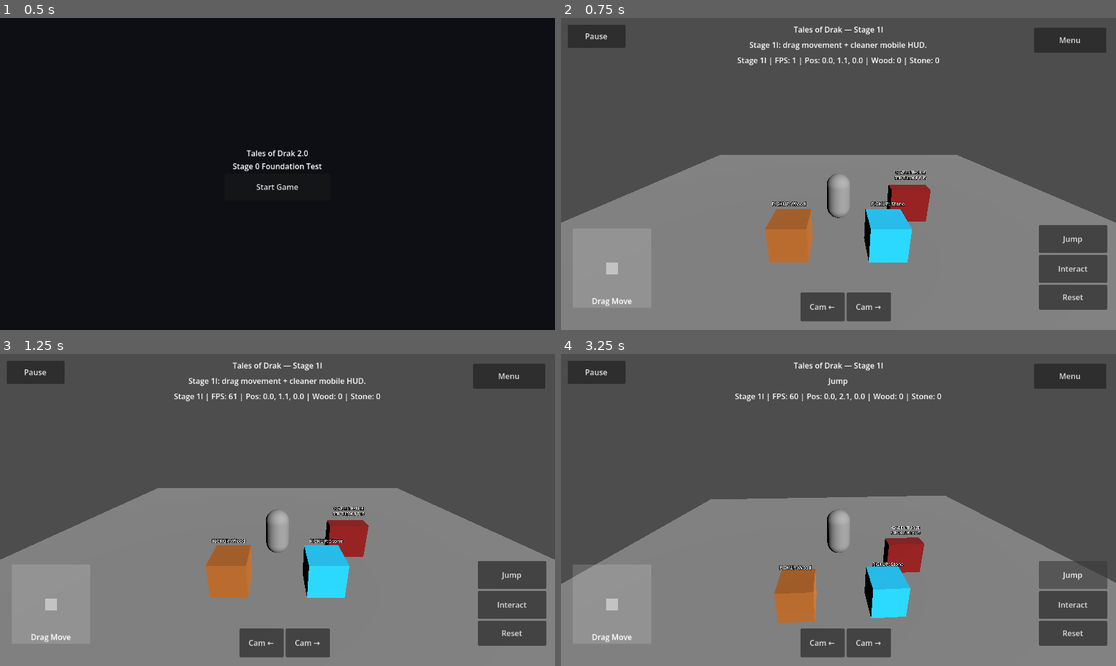
Above: before the commit, frames 1-4 (two rows, left to right).
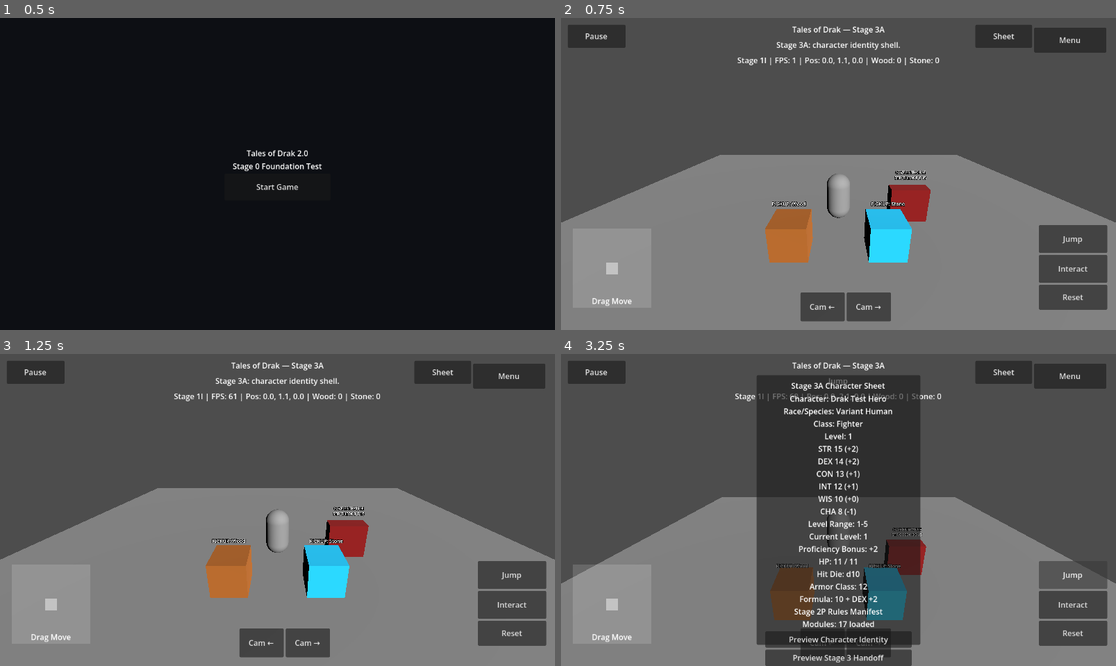
Above: after the commit, the same moments.

Repository: tristanvickery20/Tales-of-Drak-2.0
Game: Godot game, scene res://scenes/main_menu/main_menu.tscn
Two runs of this game, one before a commit and one after it. Both use one fixed random seed, a clock stepped at 60 frames per second and the inputs below.
Inputs (mouse positions are in pixels of both pictures, inside the frame that each line leads up to):
- Up to frame 1 (0.5 s): no input
- Up to frame 2 (0.75 s): click "Start Game" at 0.5 s
- Up to frame 3 (1.25 s): no input
- Up to frame 4 (3.25 s): click (1005, 372) at 1.25 s, where only the run after the commit has a clickable "Sheet"; click (838, 641) at 2 s, where only the run after the commit has a clickable "Preview Character Identity"; click "Jump" at 2.75 s

Frame 1 is identical in both runs. In frame 2, 1.3% of the frame differs, in the area x 34-85%, y 2-11%; in frame 3, 1.3%; in frame 4, 27%, in the area x 0-100%, y 2-100%.
Error before the commit: Parse Error: Could not preload resource script "res://drak/character/drak_character_identity.gd". (res://drak/ui/drak_character_sheet_overlay.gd:18)

Commit message:
Fix Stage 3A sheet overlay preload failure

Diff:
--- a/drak/ui/drak_character_sheet_overlay.gd
+++ b/drak/ui/drak_character_sheet_overlay.gd
@@ -15,11 +15,14 @@
 const LEVEL_PROGRESSION_SCRIPT := preload("res://drak/rules/drak_level_progression.gd")
 const SPELLCASTING_SCRIPT := preload("res://drak/rules/drak_spellcasting.gd")
 const RULES_MANIFEST_SCRIPT := preload("res://drak/rules/drak_rules_manifest.gd")
-const CHARACTER_IDENTITY_SCRIPT := preload("res://drak/character/drak_character_identity.gd")
 
 const CURRENT_STAGE_TITLE := "Tales of Drak — Stage 3A"
 const CURRENT_STAGE_STATUS := "Stage 3A: character identity shell."
 const CURRENT_LEVEL := 1
+
+const CHARACTER_NAME := "Drak Test Hero"
+const RACE_SPECIES_NAME := "Variant Human"
+const CLASS_NAME := "Fighter"
 
 var _ability_scores: DrakAbilityScores = ABILITY_SCORES_SCRIPT.new()
 var _dice_roller: DrakDiceRoller = DICE_ROLLER_SCRIPT.new()
@@ -36,7 +39,6 @@
 var _level_progression: DrakLevelProgression = LEVEL_PROGRESSION_SCRIPT.new()
 var _spellcasting: DrakSpellcasting = SPELLCASTING_SCRIPT.new()
 var _rules_manifest: DrakRulesManifest = RULES_MANIFEST_SCRIPT.new()
-var _character_identity: DrakCharacterIdentity = CHARACTER_IDENTITY_SCRIPT.new()
 var _root: Control
 var _sheet_button: Button
 var _sheet_panel: Panel
@@ -189,7 +191,7 @@
 
 func _get_sheet_text() -> String:
 	return "%s\n%s\n%s\n%s\n%s\n%s" % [
-		_character_identity.get_summary_text(),
+		_get_character_identity_summary(),
 		_ability_scores.get_summary_text(),
 		_level_progression.get_summary_text(CURRENT_LEVEL),
 		_hit_points.get_summary_text(_ability_scores.get_constitution_modifier()),
@@ -197,6 +199,14 @@
 		_rules_manifest.get_summary_text(),
 	]
 
+func _get_character_identity_summary() -> String:
+	return "Character: %s\nRace/Species: %s\nClass: %s\nLevel: %d" % [
+		CHARACTER_NAME,
+		RACE_SPECIES_NAME,
+		CLASS_NAME,
+		CURRENT_LEVEL,
+	]
+
 func _toggle_sheet() -> void:
 	_sheet_panel.visible = not _sheet_panel.visible
 	if _sheet_panel.visible:
@@ -206,7 +216,7 @@
 	_sheet_panel.visible = false
 
 func _preview_character_identity() -> void:
-	_check_result_text.text = _character_identity.get_preview_text()
+	_check_result_text.text = "Stage 3A identity: Variant Human Fighter 1. No traits/features yet."
 
 func _preview_stage3_handoff() -> void:
 	_check_result_text.text = "Stage 3 starts identity shell first. Traits/features come later."
@@ -259,6 +269,6 @@
 
 func _replace_stage_text(text: String) -> String:
 	var updated := text
-	for stage_name in ["Stage 1E", "Stage 1F", "Stage 1G", "Stage 1H", "Stage 1I", "Stage 2A", "Stage 2B", "Stage 2C", " …(179 unchanged characters)…
+	for stage_name in ["Stage 11", "Stage 1I", "Stage 1E", "Stage 1F", "Stage 1G", "Stage 1H", "Stage 2A", "Stage 2B", "Stage 2C", " …(179 unchanged characters)…
 		updated = updated.replace(stage_name, "Stage 3A")
 	return updated
